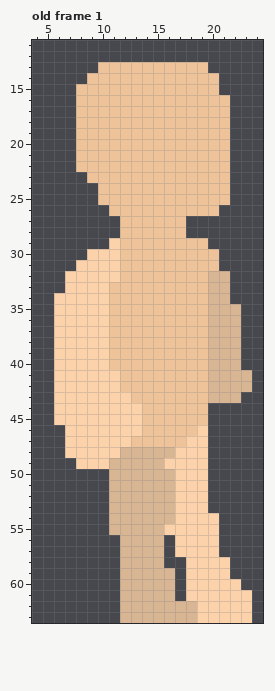
Edited in one commit: pixel-art file (build/Aseprite files/player Model template facing sideways.aseprite). Above: the version before the commit.
32x64 pixels, 1 frame. Shown: old frame 1: x 4..24, y 11..63. The commit also changed other frames, which this record leaves out.
After the commit:
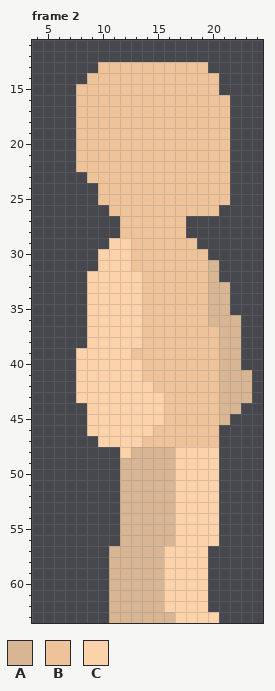
Palette (. is transparent): A #d8b593  B #eec39a  C #fcd2ab
A new or re-ordered frame is compared with the old frame closest to it.
Difference:
frames 1 -> 2
layer "left leg" added
layer "right lleg" added
layer "left arm" added
layer "right arm" added
layer "leg" removed
layer "leg #2" removed
layer "arm" removed
layer "arm #2" removed
Changed rows in their new state; - is an unchanged pixel.
Frame 2 is new; against old frame 1:
first column x 6:
29 ------C------.----
30 ---.--C-------.---
31 --..--C-------A---
32 -..---CC-------.--
33 -..--CCC----------
34 ...--CCC----------
35 ...--CCC--------.-
36 ...--CCC----------
37 ...--CCC------B---
38 ...--CCC------B---
39 ..---CC-------B---
40 ..---CCC------B---
41 ..----CC------B---
42 ..----CCC-----B---
43 ..-----CCC----B--A
44 ...-----CC----BAA-
45 ...-----CC----BA--
46 -..-----C----BB---
47 -...---C----BBB---
48 -.....C-------C---
49 --....----A---C---
50 -----.--------C---
51 -----.--------C---
52 -----.--------C---
53 -----.--------C---
54 -----.------------
55 -----.----A-------
56 ----------A-------
57 -----A----C---.---
58 -----A----CC--..--
59 -----A----CC--..--
60 -----A----CC--...-
61 -----A----CC--....
62 -----A----CCC-....
63 -----A-----CC--...
